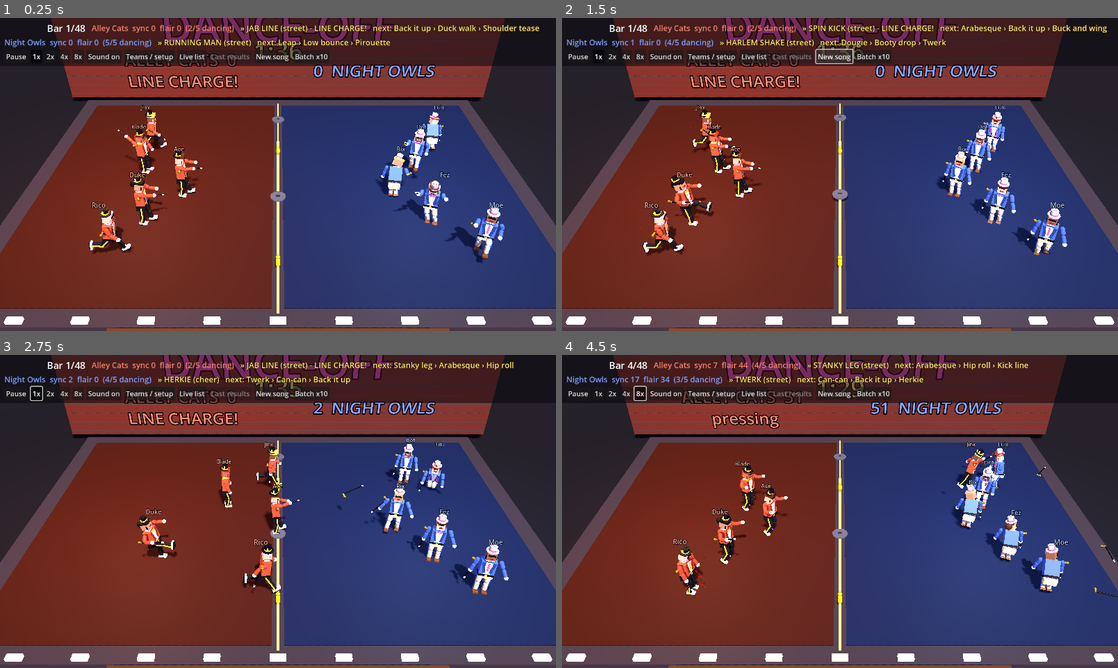
Above: before the commit, frames 1-4 (two rows, left to right).
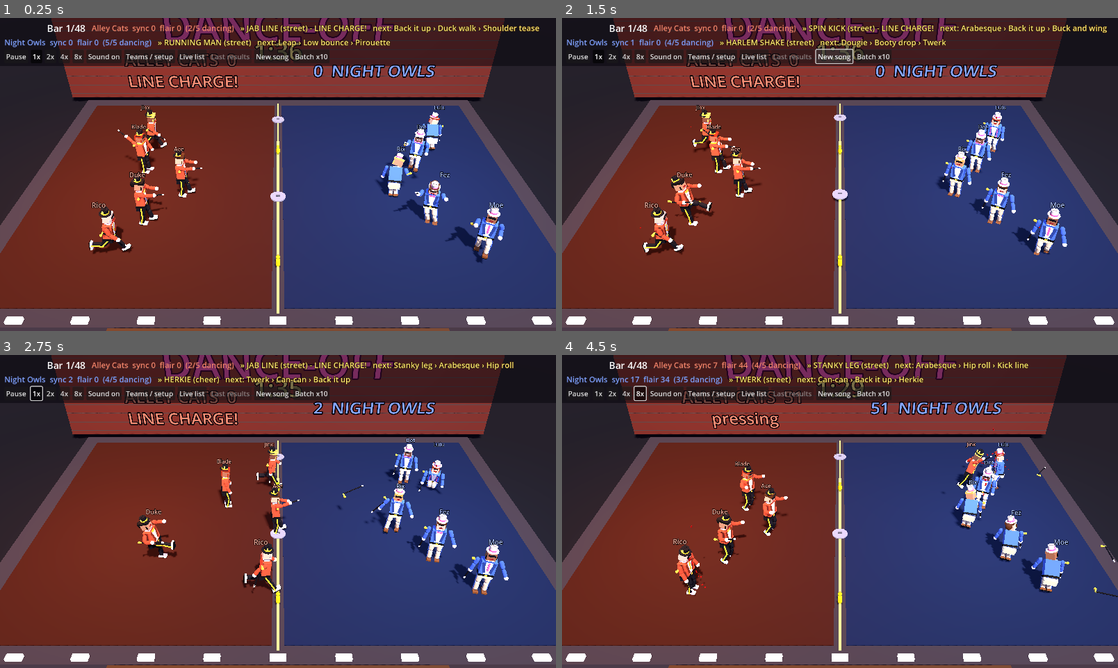
Above: after the commit, the same moments.

Repository: nathandunn/danceoff-bots
Game: Godot game, scene res://scenes/Main.tscn
The game is run twice, just before and just after one commit, with the same random seed, the same clock (stepped at 60 frames per second) and the same inputs.
Inputs:
- Up to frame 1 (0.25 s): no input
- Up to frame 2 (1.5 s): click "New song" at 0.5 s; click "New song" at 1.25 s
- Up to frame 3 (2.75 s): click "1x" at 2 s
- Up to frame 4 (4.5 s): click "2x" at 2.75 s; click "4x" at 3.5 s; click "8x" at 4.25 s

The runs differ from the first frame. In frame 1, 0.3% of the frame differs, in the area x 16-86%, y 31-78%; in frame 2, 0.2%; in frame 3, 0.1%; in frame 4, 0.6%, in the area x 20-100%, y 31-78%.

Commit message:
Browser speed: merged meshes, no shadows by default, physics catch-up capped, ?debug=1 counter
Draw calls mid-song at 1280x720: 1,825 -> 189.

Co-Authored-By: Claude Opus 5.5 <noreply@anthropic.com>
Claude-Session: https://claude.ai/code/session_01G4wX8KutpHNXMT9rpyt35H

Diff:
--- a/scripts/dancer.gd
+++ b/scripts/dancer.gd
@@ -132,6 +132,8 @@
 var shin_l: Node3D
 var shin_r: Node3D
 var _trouser_mat: StandardMaterial3D
+var _core_mi: MeshInstance3D = null      # the baked torso, for the hit flash
+static var _flash_mats := {}
 var arm_l: Node3D
 var arm_r: Node3D
 var leg_l: Node3D
@@ -297,6 +299,7 @@
 	fore_r.add_child(hand_anchor)
 	if vis:
 		_dress(accent, stripe_mat, ink)
+		_bake_body()
 
 	label = Label3D.new()
 	label.billboard = BaseMaterial3D.BILLBOARD_ENABLED
@@ -308,6 +311,25 @@
 	label.text = dancer_name
 	label.modulate = team_color.lightened(0.5)
 	add_child(label)
+
+
+## Merge each moving part's pieces (some forty a dancer, with the costume) into one mesh under a
+## shared vertex-coloured material: the web renderer draws every mesh on its own. Eleven meshes a
+## dancer: hips, torso, head, two upper arms, two forearms, two thighs, two shins. The nosebleed
+## stays separate so it can show and hide. Shared between matches (same crew, same slot).
+func _bake_body() -> void:
+	var k := "dancer/%d/%d/" % [team, slot]
+	_core_mi = MeshBaker.bake_into(upper, [head_node, arm_l, arm_r], k + "upper")
+	MeshBaker.bake_into(head_node, [hat_anchor, _trickle, _drip], k + "head")
+	MeshBaker.bake_into(body_root, [upper, leg_l, leg_r], k + "hips")
+	MeshBaker.bake_into(arm_l, [fore_l], k + "arm")
+	MeshBaker.bake_into(arm_r, [fore_r], k + "arm")
+	MeshBaker.bake_into(fore_l, [], k + "fore")
+	MeshBaker.bake_into(fore_r, [hand_anchor], k + "fore")
+	MeshBaker.bake_into(leg_l, [shin_l], k + "thigh_l")
+	MeshBaker.bake_into(leg_r, [shin_r], k + "thigh_r")
+	MeshBaker.bake_into(shin_l, [], k + "shin_l")
+	MeshBaker.bake_into(shin_r, [], k + "shin_r")
 
 
 func _dec(parent: Node3D, mesh: Mesh, pos: Vector3, mat: Material) -> MeshInstance3D:
@@ -427,6 +449,22 @@
 
 
 func flash(c: Color) -> void:
+	if _core_mi != null:
+		# baked torso: a plain override of the flash colour for a moment
+		if _flash_tween != null and _flash_tween.is_valid():
+			_flash_tween.kill()
+		var key := c.to_html()
+		if not _flash_mats.has(key):
+			var fm := StandardMaterial3D.new()
+			fm.albedo_color = c
+			_flash_mats[key] = fm
+		_core_mi.material_override = _flash_mats[key]
+		_flash_tween = create_tween()
+		_flash_tween.tween_interval(0.2)
+		_flash_tween.tween_callback(func():
+			if is_instance_valid(_core_mi):
+				_core_mi.material_override = null)
+		return
 	if _mat == null:
 		return
 	if _flash_tween != null and _flash_tween.is_valid():
--- a/scripts/main.gd
+++ b/scripts/main.gd
@@ -14,6 +14,8 @@
 var batch_results: Array[Dictionary] = []
 var _restart_timer := -1.0
 var _base_seed := -1
+var _sun: DirectionalLight3D = null
+var _dbg_label: Label = null
 var _last_result: Dictionary = {}
 var _results_shown_for := -1
 
@@ -109,6 +111,13 @@
 		var q: String = str(JavaScriptBridge.eval("new URLSearchParams(location.search).get('speed') || ''", true))
 		if q.is_valid_float() and float(q) > 0.0:
 			set_sim_speed(clampf(float(q), 0.05, 8.0))
+		# ?shadows=0/1 overrides the default; ?debug=1 shows (and logs) the drawing counters
+		var sq: String = str(JavaScriptBridge.eval("new URLSearchParams(location.search).get('shadows') || ''", true))
+		if sq != "" and _sun != null:
+			_sun.shadow_enabled = sq != "0"
+		var dq: String = str(JavaScriptBridge.eval("new URLSearchParams(location.search).get('debug') || ''", true))
+		if dq != "" and dq != "0":
+			_debug_on()
 	_start_next()
 
 
@@ -162,9 +171,44 @@
 func set_sim_speed(s: float) -> void:
 	Engine.time_scale = s
 	Engine.physics_ticks_per_second = maxi(int(round(60.0 * s)), 12)
-	Engine.max_physics_steps_per_frame = maxi(8, int(s * 4.0))
+	# in a browser at most three catch-up steps a frame: a slow frame slows the song a touch
+	# rather than snowballing into a slide show
+	Engine.max_physics_steps_per_frame = maxi(3, int(s * 3.0)) if OS.has_feature("web") else maxi(8, int(s * 4.0))
 	if beat != null:
 		beat.set_speed(s)
+
+
+## ?debug=1: frames a second, draw calls, objects and triangles drawn, nodes - top right, and in
+## the browser console once a second (so a headless browser can read them).
+func _debug_on() -> void:
+	var layer := CanvasLayer.new()
+	layer.layer = 50
+	add_child(layer)
+	_dbg_label = Label.new()
+	_dbg_label.add_theme_font_size_override("font_size", 13)
+	_dbg_label.add_theme_color_override("font_color", Color(0.6, 1.0, 0.6))
+	_dbg_label.set_anchors_and_offsets_preset(Control.PRESET_TOP_RIGHT)
+	_dbg_label.position.x -= 330.0
+	_dbg_label.position.y += 4.0
+	layer.add_child(_dbg_label)
+	var tm := Timer.new()
+	tm.wait_time = 1.0
+	tm.autostart = true
+	tm.process_mode = Node.PROCESS_MODE_ALWAYS
+	tm.timeout.connect(_debug_tick)
+	add_child(tm)
+
+
+func _debug_tick() -> void:
+	var t := "fps %d  draws %d  objects %d  tris %dk  nodes %d  shadows %s" % [
+		int(Performance.get_monitor(Performance.TIME_FPS)),
+		int(Performance.get_monitor(Performance.RENDER_TOTAL_DRAW_CALLS_IN_FRAME)),
+		int(Performance.get_monitor(Performance.RENDER_TOTAL_OBJECTS_IN_FRAME)),
+		int(Performance.get_monitor(Performance.RENDER_TOTAL_PRIMITIVES_IN_FRAME) / 1000.0),
+		int(Performance.get_monitor(Performance.OBJECT_NODE_COUNT)),
+		"on" if _sun != null and _sun.shadow_enabled else "off"]
+	_dbg_label.text = t
+	print("DEBUG " + t)
 
 
 func _build_lighting() -> void:
@@ -172,7 +216,8 @@
 	sun.rotation_degrees = Vector3(-55, 15, 0)
 	sun.light_energy = 0.85
 	sun.light_color = Color(1.0, 0.92, 0.85)
-	sun.shadow_enabled = not headless
+	sun.shadow_enabled = not headless and not OS.has_feature("web")   # ?shadows=1 turns them on in a browser
+	_sun = sun
 	add_child(sun)
 	var env := WorldEnvironment.new()
 	var e := Environment.new()
--- /dev/null
+++ b/scripts/mesh_baker.gd
@@ -0,0 +1,122 @@
+class_name MeshBaker
+extends RefCounted
+## Merges many small coloured meshes into one, so the web renderer (no automatic batching) draws
+## one thing instead of dozens: each part's material colour becomes its vertex colour under one
+## shared material.
+
+static var _vc_mat: StandardMaterial3D = null
+static var _cache := {}
+
+
+## One material for everything baked: albedo from the vertex colours.
+static func vertex_material() -> StandardMaterial3D:
+	if _vc_mat == null:
+		_vc_mat = StandardMaterial3D.new()
+		_vc_mat.vertex_color_use_as_albedo = true
+		_vc_mat.roughness = 0.85
+	return _vc_mat
+
+
+## Collect the MeshInstance3D under `root` (root itself included if it is one), skipping the
+## nodes in `skip` and their subtrees, as [mesh, transform relative to root, colour].
+static func collect(root: Node3D, skip: Array) -> Array:
+	var out := []
+	_walk(root, Transform3D.IDENTITY, root, skip, out)
+	return out
+
+
+static func _walk(n: Node, xf: Transform3D, root: Node3D, skip: Array, out: Array) -> void:
+	if n != root and skip.has(n):
+		return
+	var t := xf
+	if n != root and n is Node3D:
+		t = xf * (n as Node3D).transform
+	if n is MeshInstance3D:
+		var mi := n as MeshInstance3D
+		if mi.mesh != null and mi.material_override is StandardMaterial3D:
+			out.append([mi.mesh, t, (mi.material_override as StandardMaterial3D).albedo_color])
+	for c in n.get_children():
+		_walk(c, t, root, skip, out)
+
+
+## Build one ArrayMesh from collected parts (cached by `key` when one is given).
+static func build(parts: Array, key: String = "") -> ArrayMesh:
+	if key != "" and _cache.has(key):
+		return _cache[key]
+	var verts := PackedVector3Array()
+	var norms := PackedVector3Array()
+	var cols := PackedColorArray()
+	var idx := PackedInt32Array()
+	for p in parts:
+		var mesh: Mesh = p[0]
+		var xf: Transform3D = p[1]
+		var col: Color = p[2]
+		var arrays: Array = (mesh as PrimitiveMesh).get_mesh_arrays() if mesh is PrimitiveMesh else mesh.surface_get_arrays(0)
+		var v: PackedVector3Array = arrays[Mesh.ARRAY_VERTEX]
+		var nm: PackedVector3Array = arrays[Mesh.ARRAY_NORMAL]
+		var ix: PackedInt32Array = arrays[Mesh.ARRAY_INDEX] if arrays[Mesh.ARRAY_INDEX] != null else PackedInt32Array()
+		var base := verts.size()
+		var basis := xf.basis
+		for k in v.size():
+			verts.append(xf * v[k])
+			norms.append((basis * nm[k]).normalized() if k < nm.size() else Vector3.UP)
+			cols.append(col)
+		if ix.is_empty():
+			for k in v.size():
+				idx.append(base + k)
+		else:
+			for k in ix.size():
+				idx.append(base + ix[k])
+	var arr := []
+	arr.resize(Mesh.ARRAY_MAX)
+	arr[Mesh.ARRAY_VERTEX] = verts
+	arr[Mesh.ARRAY_NORMAL] = norms
+	arr[Mesh.ARRAY_COLOR] = cols
+	arr[Mesh.ARRAY_INDEX] = idx
+	var am := ArrayMesh.new()
+	if not verts.is_empty():
+		am.add_surface_from_arrays(Mesh.PRIMITIVE_TRIANGLES, arr)
+		am.surface_set_material(0, vertex_material())
+	if key != "":
+		_cache[key] = am
+	return am
+
+
+## Replace the meshes under `root` (minus `skip`) with one baked MeshInstance3D child of `root`,
+## or with root's own mesh if root is a MeshInstance3D. Frees the originals.
+static func bake_into(root: Node3D, skip: Array, key: String = "") -> MeshInstance3D:
+	var parts := collect(root, skip)
+	if parts.is_empty():
+		return null
+	var am := build(parts, key)
+	var result: MeshInstance3D = null
+	var doomed := []
+	_meshes_under(root, skip, doomed)
+	if root is MeshInstance3D:
+		(root as MeshInstance3D).mesh = am
+		(root as MeshInstance3D).material_override = null
+		result = root as MeshInstance3D
+	else:
+		var mi := MeshInstance3D.new()
+		mi.mesh = am
+		root.add_child(mi)
+		result = mi
+	for d in doomed:
+		var dn := d as MeshInstance3D
+		if dn.get_child_count() == 0:
+			dn.get_parent().remove_child(dn)
+			dn.free()
+		else:
+			# a part that carries other (already counted) children: keep the node, drop its look
+			dn.mesh = null
+	return result
+
+
+## The MeshInstance3D below `n` (not `n` itself), children before parents, each once.
+static func _meshes_under(n: Node, skip: Array, out: Array) -> void:
+	for c in n.get_children():
+		if skip.has(c):
+			continue
+		_meshes_under(c, skip, out)
+		if c is MeshInstance3D:
+			out.append(c)
--- a/scripts/prop.gd
+++ b/scripts/prop.gd
@@ -213,3 +213,5 @@
 			sh.height = 0.4
 			cs.shape = sh
 	add_child(cs)
+	if manager == null or not manager.headless:
+		MeshBaker.bake_into(self, [], "prop/%d/%s/%s" % [kind, felt.to_html(), band.to_html()])
--- a/scripts/stage.gd
+++ b/scripts/stage.gd
@@ -26,6 +26,7 @@
 	_backdrop()
 	_judges()
 	_crowd()
+	_bake_static()
 
 
 static func home_spot(team: int, slot: int) -> Vector3:
@@ -196,10 +197,17 @@
 		var rise := 0.35 * row
 		if row > 0:
 			_box_mesh(Vector3(HALF_W * 2.0 + 4.0, rise, 1.3), Vector3(0, rise * 0.5, z), _mat(Color(0.2, 0.2, 0.24)))
+		# two blocks a row that bounce a little out of step: six meshes for the whole crowd
+		var groups := []
+		for gi in 2:
+			var g := Node3D.new()
+			g.position = Vector3(0, rise, 0)
+			add_child(g)
+			groups.append(g)
 		for i in 14:
 			var fig := Node3D.new()
-			fig.position = Vector3(-11.0 + i * 1.7 + (0.85 if row % 2 == 1 else 0.0) + r.randf_range(-0.2, 0.2), rise, z)
-			add_child(fig)
+			fig.position = Vector3(-11.0 + i * 1.7 + (0.85 if row % 2 == 1 else 0.0) + r.randf_range(-0.2, 0.2), 0.0, z)
+			(groups[i % 2] as Node3D).add_child(fig)
 			var col := Color.from_hsv(r.randf(), 0.5, 0.8)
 			var mi := MeshInstance3D.new()
 			var cap := CapsuleMesh.new()
@@ -221,9 +229,46 @@
 			head.material_override = _mat(Color(0.85, 0.7, 0.55).darkened(r.randf() * 0.5))
 			head.position = Vector3(0, 1.35, 0)
 			fig.add_child(head)
-			crowd.append(fig)
+		for g in groups:
+			MeshBaker.bake_into(g, [])
+			crowd.append(g)
 			_crowd_base.append(rise)
 			_crowd_phase.append(r.randf() * 0.4)
+
+
+## Floor, walls, backdrop, bleachers and judges' table: every plain-coloured mesh that never moves,
+## merged into one. Glowing or see-through ones keep their own material.
+func _bake_static() -> void:
+	var parts := []
+	var doomed := []
+	_static_parts(self, parts, doomed)
+	if parts.is_empty():
+		return
+	var mi := MeshInstance3D.new()
+	mi.mesh = MeshBaker.build(parts)
+	add_child(mi)
+	for d in doomed:
+		var dn := d as MeshInstance3D
+		if dn.get_child_count() == 0:
+			dn.get_parent().remove_child(dn)
+			dn.free()
+		else:
+			dn.mesh = null
+
+
+func _static_parts(n: Node, parts: Array, doomed: Array) -> void:
+	for c in n.get_children():
+		if crowd.has(c):
+			continue
+		_static_parts(c, parts, doomed)
+		if c is MeshInstance3D:
+			var mi := c as MeshInstance3D
+			var m = mi.material_override
+			if mi.mesh != null and m is StandardMaterial3D and not (m as StandardMaterial3D).emission_enabled \
+					and (m as StandardMaterial3D).transparency == BaseMaterial3D.TRANSPARENCY_DISABLED \
+					and mi.visible:
+				parts.append([mi.mesh, global_transform.affine_inverse() * mi.global_transform, (m as StandardMaterial3D).albedo_color])
+				doomed.append(mi)
 
 
 func bounce(beat_f: float) -> void:
Not shown, added: scripts/mesh_baker.gd.uid
Not shown, changed: README.md
Not shown, changed: dist/index.html
Not shown, changed: dist/index.js.gz
Not shown, changed: dist/index.pck.gz
Not shown, changed: dist/index.wasm.gz
